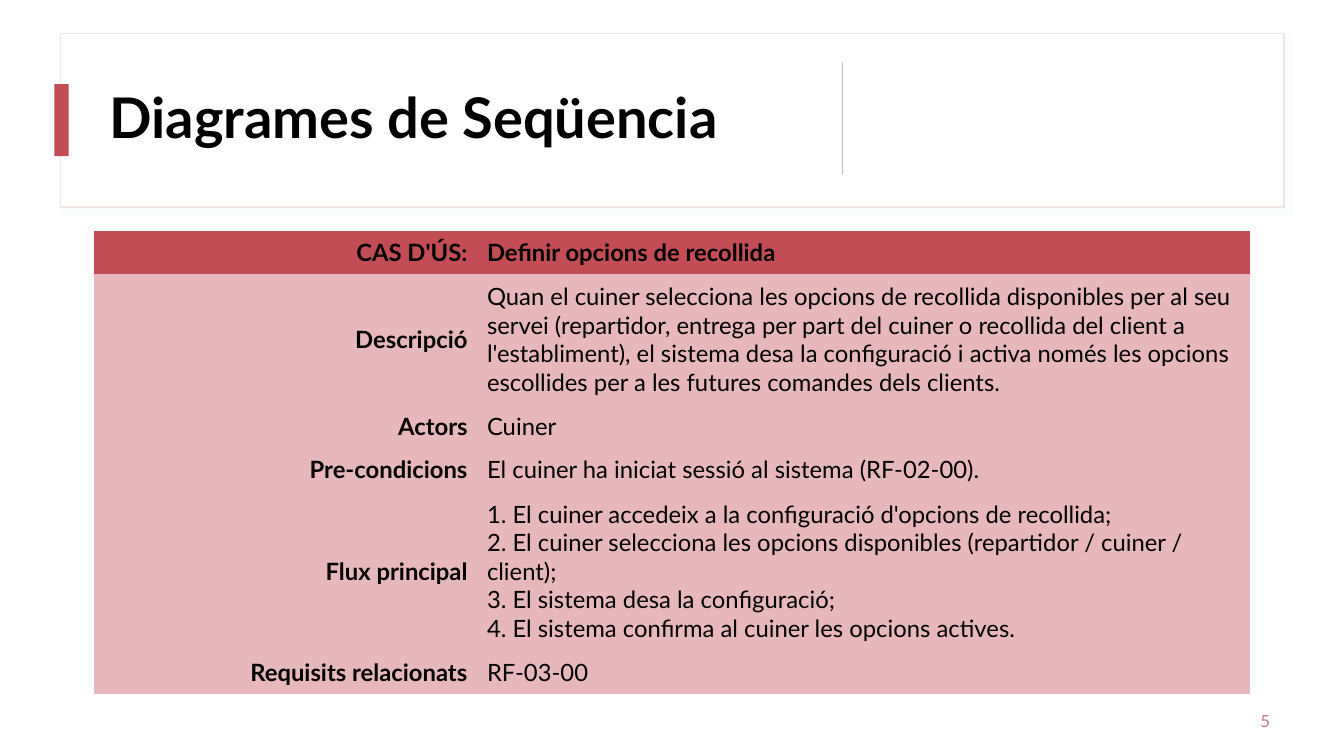
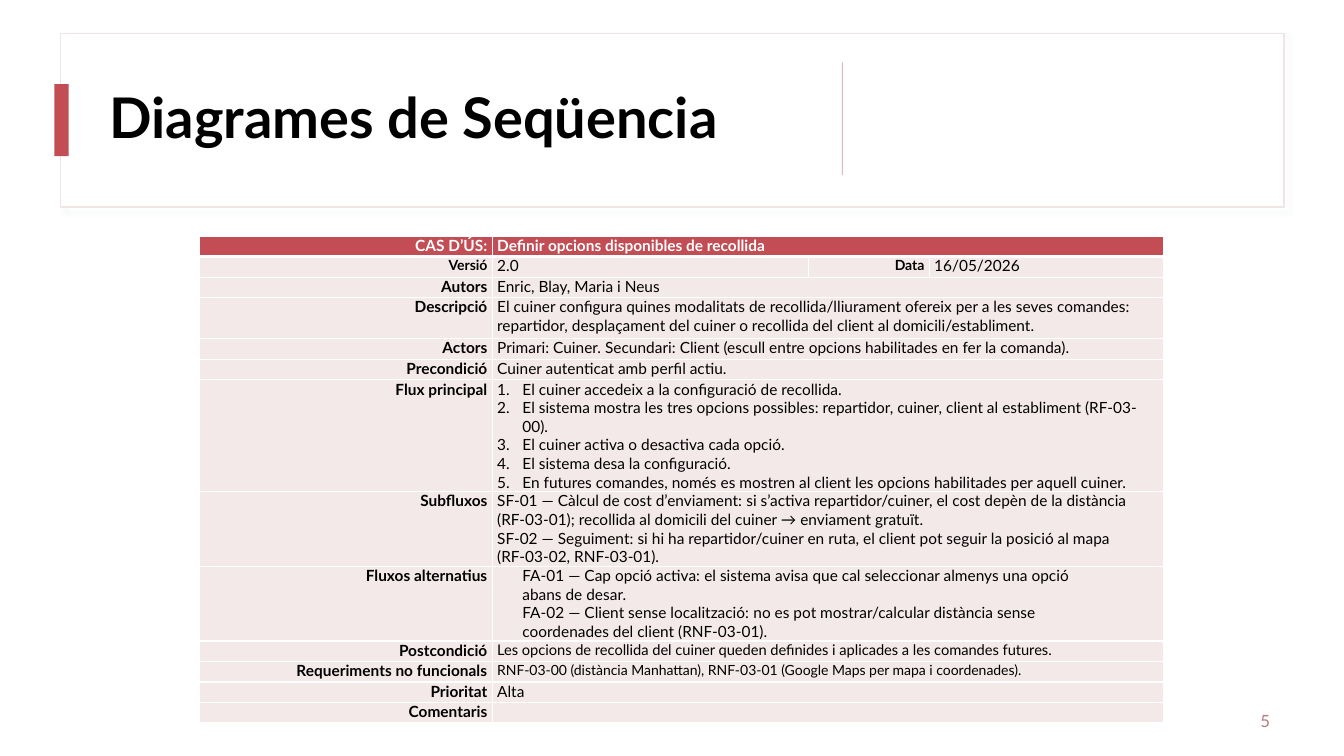
Before and after one commit to enricalv03/ES23UAB-411-08, a slide deck: slide 5 of documents/Presentacions PWP/Diagrames_de_Seq_Enric.pptx. Drawn at 1344x756 pixels with LibreOffice and Linux fonts; fonts in the diff are those of the drawing. Boxes give left, top, right and bottom in pixels: in the first picture for what was removed or moved away, otherwise in the second. Text is boxed around its words. In the diff, an @@ line names an element or a change of style, - is before the commit and + after.

```diff
--- a/documents/Presentacions PWP/Diagrames_de_Seq_Enric.pptx
+++ b/documents/Presentacions PWP/Diagrames_de_Seq_Enric.pptx
@@ table at box(200, 236, 1165, 739) @@
-CAS D'ÚS: | Definir opcions de recollida
-Descripció | Quan el cuiner selecciona les opcions de recollida disponibles per al seu servei (repartidor, entrega per part del cuiner o recollida del client a l'establiment), el sistema desa la configuració i activa només les opcions escollides per a les futures comandes dels clients.
-Actors | Cuiner
-Pre-condicions | El cuiner ha iniciat sessió al sistema (RF-02-00).
-Flux principal | 1. El cuiner accedeix a la configuració d'opcions de recollida; 2. El cuiner selecciona les opcions disponibles (repartidor / cuiner / client); 3. El sistema desa la configuració; 4. El sistema confirma al cuiner les opcions actives.
-Requisits relacionats | RF-03-00
+CAS D’ÚS: | Definir opcions disponibles de recollida |  | 
+Versió | 2.0 | Data | 16/05/2026
+Autors | Enric, Blay, Maria i Neus |  | 
+Descripció | El cuiner configura quines modalitats de recollida/lliurament ofereix per a les seves comandes: repartidor, desplaçament del cuiner o recollida del client al domicili/establiment. |  | 
+Actors | Primari: Cuiner. Secundari: Client (escull entre opcions habilitades en fer la comanda). |  | 
+Precondició | Cuiner autenticat amb perfil actiu. |  | 
+Flux principal | El cuiner accedeix a la configuració de recollida. / El sistema mostra les tres opcions possibles: repartidor, cuiner, client al establiment (RF-03-00). / El cuiner activa o desactiva cada opció. / El sistema desa la configuració. / En futures comandes, només es mostren al client les opcions habilitades per aquell cuiner. |  | 
+Subfluxos | SF-01 — Càlcul de cost d’enviament: si s’activa repartidor/cuiner, el cost depèn de la distància (RF-03-01); recollida al domicili del cuiner → enviament gratuït. SF-02 — Seguiment: si hi ha repartidor/cuiner en ruta, el client pot seguir la posició al mapa (RF-03-02, RNF-03-01). |  | 
+Fluxos alternatius | FA-01 — Cap opció activa: el sistema avisa que cal seleccionar almenys una opció abans de desar. FA-02 — Client sense localització: no es pot mostrar/calcular distància sense coordenades del client (RNF-03-01). |  | 
+Postcondició | Les opcions de recollida del cuiner queden definides i aplicades a les comandes futures. |  | 
+Requeriments no funcionals | RNF-03-00 (distància Manhattan), RNF-03-01 (Google Maps per mapa i coordenades). |  | 
+Prioritat | Alta |  | 
+Comentaris |  |  | 
@@ table: place and size @@
-table at box(95, 231, 1251, 695)
+table at box(200, 236, 1165, 739)
```
Also in this commit, not shown: 5 other slides changed, 1 other file.
